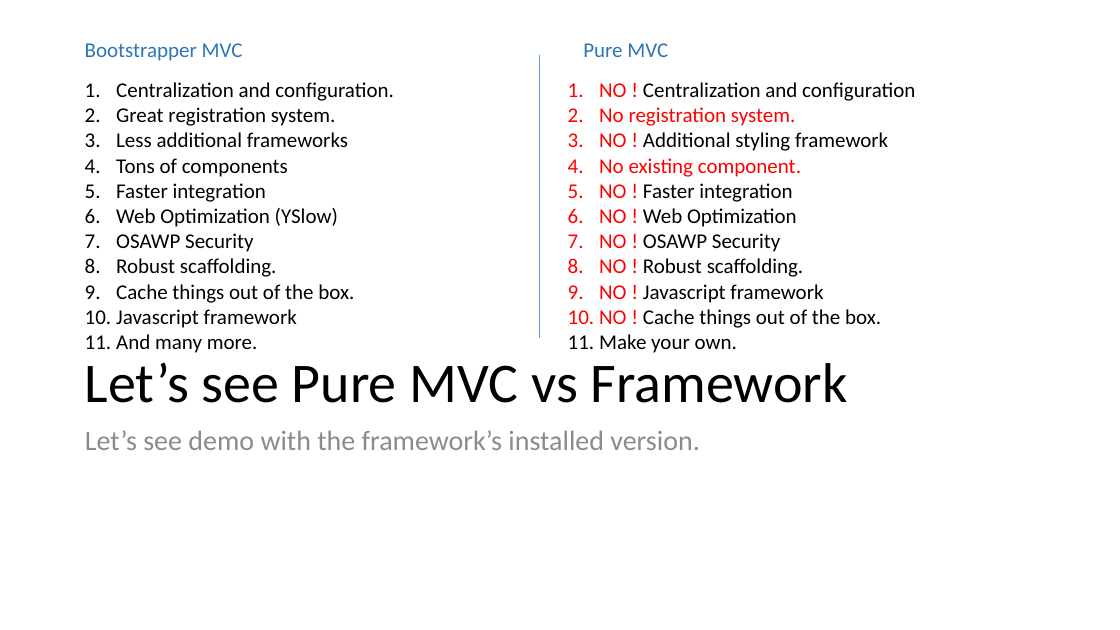
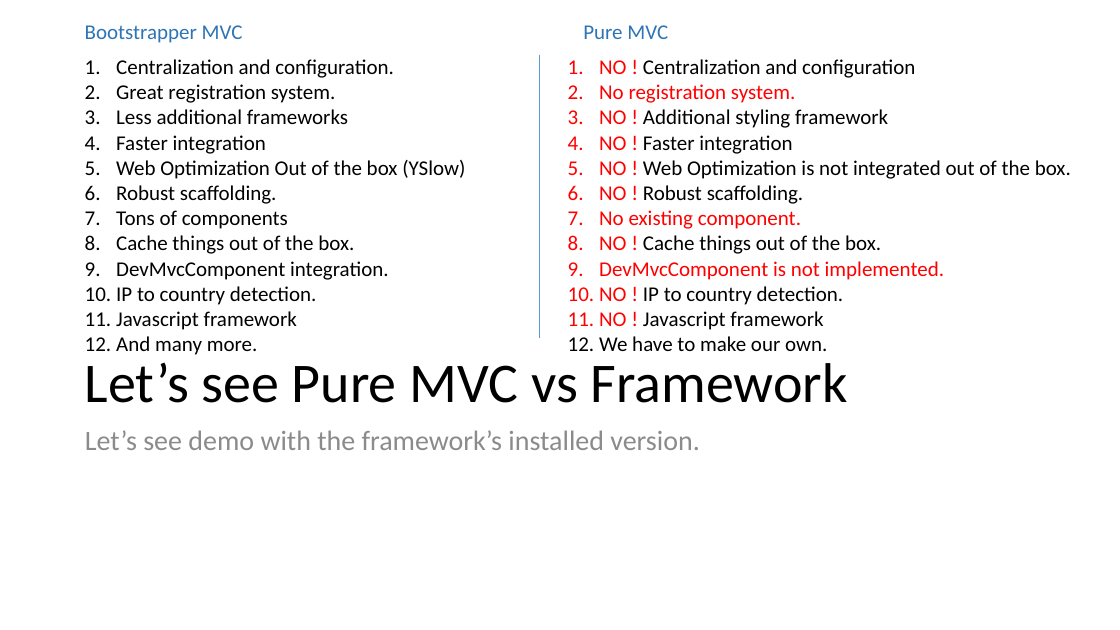
Before and after one commit to accorddeveloper/ASP.NET-MVC-Bootstrapper-Installed-Example, a slide deck: slide 7 of ASP.NET Presentation_2.pptx. Drawn at 1120x630 pixels with LibreOffice and Linux fonts; fonts in the diff are those of the drawing. Boxes give left, top, right and bottom in pixels: in the first picture for what was removed or moved away, otherwise in the second. Text is boxed around its words. In the diff, an @@ line names an element or a change of style, - is before the commit and + after.

Commit message:
Presentation Modified

```diff
--- a/ASP.NET Presentation_2.pptx
+++ b/ASP.NET Presentation_2.pptx
@@ text "Bootstrapper MVC": place and size @@
-text "Bootstrapper MVC" at (85,43,243,61)
+text "Bootstrapper MVC" at (85,25,243,43)
@@ text "Pure MVC": place and size @@
-text "Pure MVC" at (583,43,668,57)
+text "Pure MVC" at (583,25,668,39)
@@ text "Centralization and configuration.": place and size @@
-text "Centralization and configuration." at (116,82,393,353)
+text "Centralization and configuration." at (116,59,465,355)
@@ text "NO ! Centralization and configuration": place and size @@
-text "NO ! Centralization and configuration" at (599,82,915,353)
+text "NO ! Centralization and configuration" at (599,59,1071,351)
@@ text at (116,135,465,204): paragraphs added @@
+4. Faster integration
+5. Web Optimization Out of the box (YSlow)
+6. Robust scaffolding.
@@ text at (599,135,1071,204): paragraphs added @@
+4. NO ! Faster integration
+5. NO ! Web Optimization is not integrated out of the box.
+6. NO ! Robust scaffolding.
@@ text at (116,183,338,277): paragraphs removed @@
-5. Faster integration
-6. Web Optimization (YSlow)
-7. OSAWP Security
-8. Robust scaffolding.
@@ text at (599,235,944,305): text changed @@
-5. NO ! Faster integration
-6. NO ! Web Optimization
-7. NO ! OSAWP Security
-8. NO ! Robust scaffolding.
+8. NO ! Cache things out of the box.
+9. DevMvcComponent is not implemented.
+10. NO ! IP to country detection.
@@ text at (116,261,389,305): paragraphs added @@
+9. DevMvcComponent integration.
+10. IP to country detection.
@@ text at (599,336,827,351): text changed @@
-10. NO ! Cache things out of the box.
-11. Make your own.
+12. We have to make our own.
```
Also in this commit, not shown: 5 other slides changed, 1 slide added.
